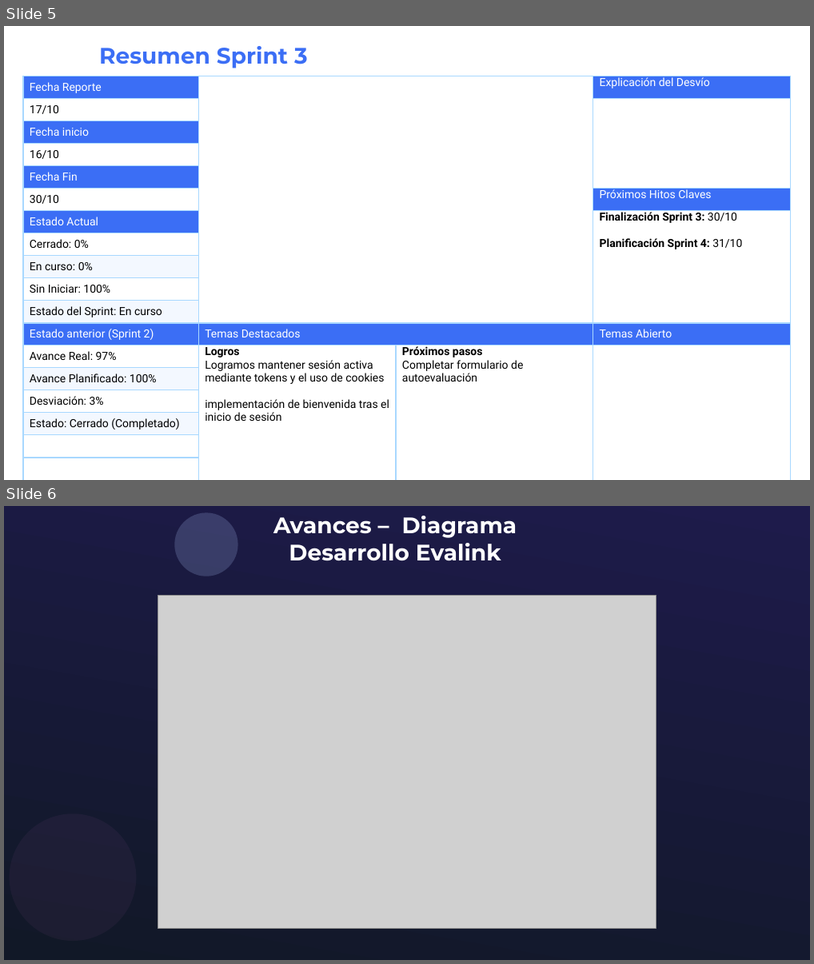
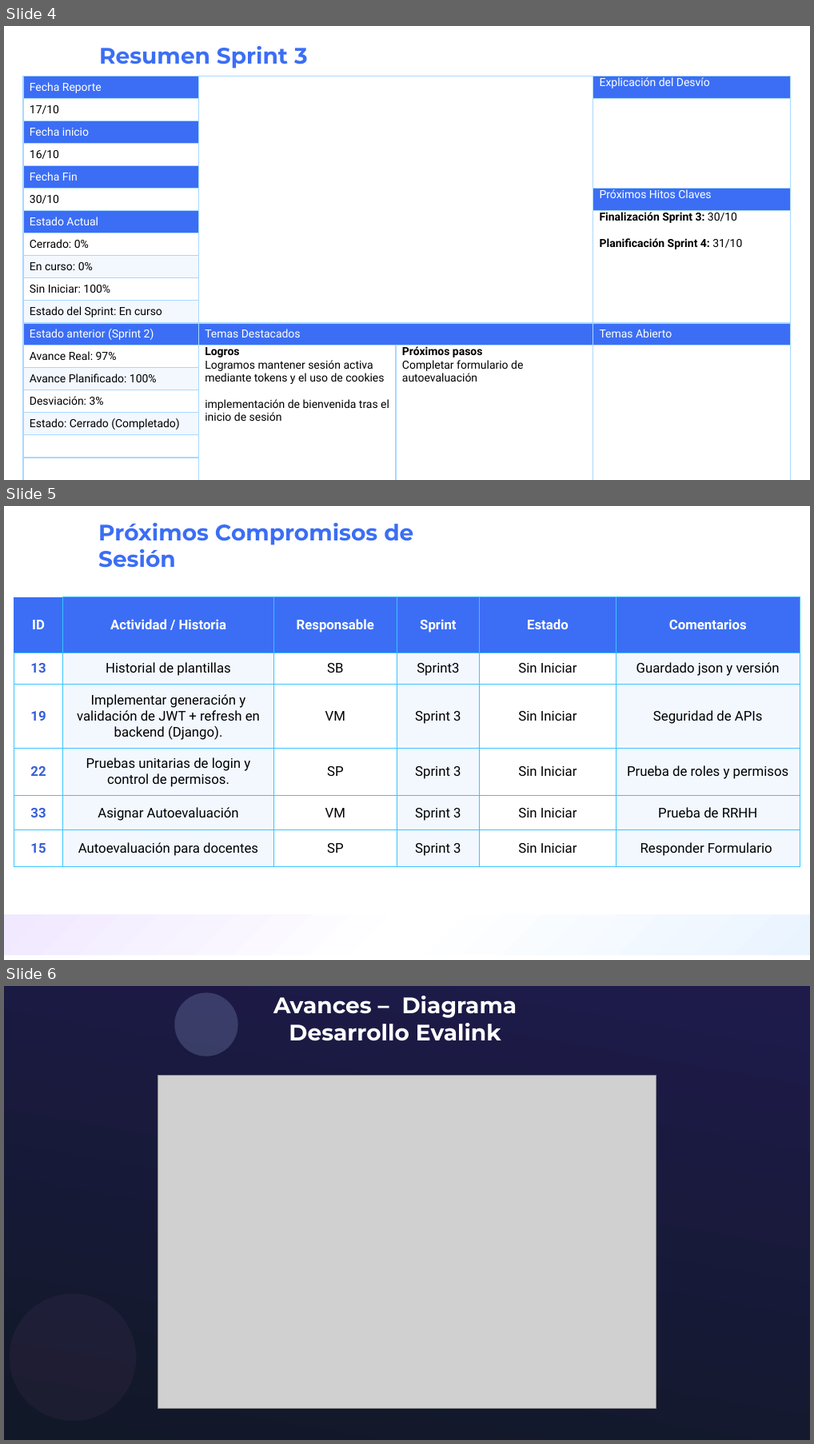
Before and after one commit to evalink-ced/capstone_farias_munoz_silva, a slide deck: Fase 2/Documentos/Seguimiento/Compromiso 17-10.pptx. Shown one above the other, each under a label of ours: slides 5 and 6 before the commit, slides 4, 5 and 6 after it. The pictures are 814x964 and 814x1444 pixels, drawn with LibreOffice and Linux fonts; fonts in the diff are those of the drawing; grey boxes stand for pictures. Boxes give left, top, right and bottom in pixels: in the first picture for what was removed or moved away, otherwise in the second. Text is boxed around its words. In the diff, an @@ line names an element or a change of style, - is before the commit and + after.

```diff
--- a/Fase 2/Documentos/Seguimiento/Compromiso 17-10.pptx
+++ b/Fase 2/Documentos/Seguimiento/Compromiso 17-10.pptx
@@ slide 5 added at [4, 506, 810, 960], background #FFFFFF @@
@@ title added at [98, 523, 414, 568], 20 pt, text #3B6EF5, bold @@
+Próximos Compromisos de Sesión
@@ table added at [14, 597, 800, 862], 6 rows, 6 columns @@
+ID | Actividad / Historia | Responsable | Sprint | Estado | Comentarios
+13 | Historial de plantillas | SB | Sprint3 | Sin Iniciar | Guardado json y versión
+19 | Implementar generación y validación de JWT + refresh en backend (Django). | VM | Sprint 3 | Sin Iniciar | Seguridad de APIs
+22 | Pruebas unitarias de login y control de permisos. | SP | Sprint 3 | Sin Iniciar | Prueba de roles y permisos
+33 | Asignar Autoevaluación | VM | Sprint 3 | Sin Iniciar | Prueba de RRHH
+15 | Autoevaluación para docentes | SP | Sprint 3 | Sin Iniciar | Responder Formulario
@@ rectangle added at [4, 914, 810, 954], fill gradient #EAF4FF to #FFFFFF to #F0E9FF @@
@@ what was slide 5 is now slide 4 @@
```
Also in this commit, not shown: 1 slide removed.
